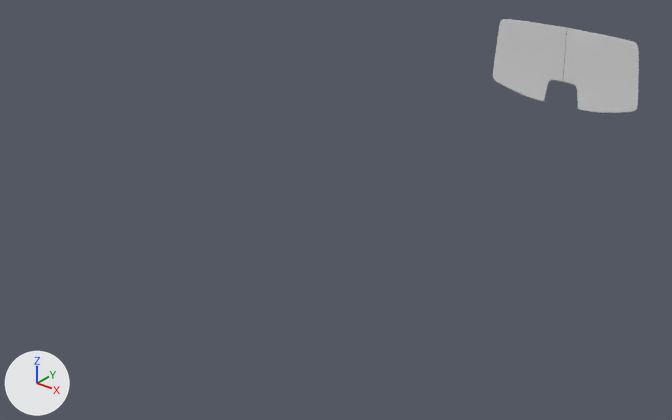
An edit to the OBJ model projects/vehicles/protos/mercedes_benz/meshes/windows.obj, drawn before and after from the same camera.
One viewpoint serves both versions: a 50 mm camera at (3.99, -7.16, 4.31) aimed at (-0.25, -1.87, 1.02). The lights are fixed; the arrows at lower left show +X, +Y and +Z. Where no turn or scale is listed for an object, it has been applied to the vertices.

Names of what the first picture shows: 'windows'.
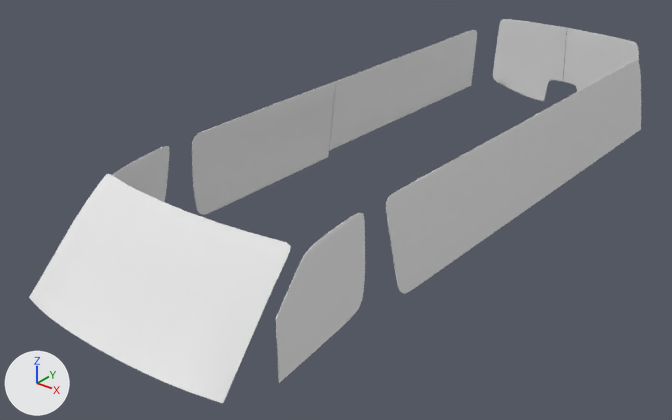
Boxes (x1, y1, x2, y2) around the edits, measured in the pictures (672 x 420 px):
```json
{"object": "windows", "change": "reshaped", "before": [493, 19, 639, 113], "after": [29, 19, 641, 403], "on screen": "317% wider, 305% taller"}
{"part": 1, "of": "me_windows", "change": "added", "after": [29, 174, 291, 403]}
{"part": 2, "of": "me_windows", "change": "added", "after": [112, 146, 169, 202]}
{"part": 3, "of": "me_windows", "change": "added", "after": [276, 213, 365, 383]}
{"part": 4, "of": "me_windows", "change": "added", "after": [516, 60, 641, 215]}
{"part": 5, "of": "me_windows", "change": "added", "after": [329, 30, 477, 151]}
{"part": 6, "of": "me_windows", "change": "added", "after": [192, 81, 336, 215]}
{"part": 7, "of": "me_windows", "change": "added", "after": [386, 126, 518, 294]}
```

Scene script edits in JSON lines:
```json
{"op": "add", "block": "mat_default_obj_013", "code": ["mat_default_obj_013 = principled_material('Default_OBJ.013')", "mat_default_obj_013.base_color = (0.8, 0.8, 0.8)  # white #e7e7e7", "mat_default_obj_013.roughness = 1.0"]}
{"op": "add", "block": "mat_default_obj_014", "code": ["mat_default_obj_014 = principled_material('Default_OBJ.014')", "mat_default_obj_014.base_color = (0.8, 0.8, 0.8)  # white #e7e7e7", "mat_default_obj_014.roughness = 1.0"]}
{"block": "me_windows", "where": "# used by ob_windows; location = (0.0, 0.0, 0.0)"}
{"op": "remove", "block": "me_windows", "code": "me_windows.from_pydata(...)  # 2912 vertices, 5804 faces; spans x -0.81..0.83, y 1.53..1.6, z 1.02..1.86"}
{"op": "add", "block": "me_windows", "code": "me_windows.from_pydata(...)  # 6237 vertices, 12373 faces; spans x -0.96..0.98, y -4.42..1.6, z 1.02..1.86"}
{"block": "me_windows", "change": "me_windows part 1: a new loose piece of 625 vertices spanning x -0.89..0.9, y -4.42..-3.63, z 1.11..1.82, in mat_default_obj_013 (white #e7e7e7)"}
{"block": "me_windows", "change": "me_windows part 2: a new loose piece of 571 vertices spanning x -0.94..-0.86, y -3.9..-3.02, z 1.04..1.8, in mat_default_obj_013 (white #e7e7e7)"}
{"block": "me_windows", "change": "me_windows part 3: a new loose piece of 560 vertices spanning x 0.88..0.96, y -3.9..-3.02, z 1.04..1.8, in mat_default_obj_013 (white #e7e7e7)"}
{"block": "me_windows", "change": "me_windows part 4: a new loose piece of 440 vertices spanning x 0.88..0.98, y -1.1..1.37, z 1.04..1.78, in mat_default_obj_013 (white #e7e7e7)"}
{"block": "me_windows", "change": "me_windows part 5: a new loose piece of 406 vertices spanning x -0.95..-0.87, y -1.1..1.36, z 1.1..1.78, in mat_default_obj_013 (white #e7e7e7)"}
{"block": "me_windows", "change": "me_windows part 6: a new loose piece of 391 vertices spanning x -0.96..-0.87, y -2.79..-1.1, z 1.05..1.8, in mat_default_obj_013 (white #e7e7e7)"}
{"block": "me_windows", "change": "me_windows part 7: a new loose piece of 332 vertices spanning x 0.88..0.98, y -2.79..-1.1, z 1.05..1.8, in mat_default_obj_013 (white #e7e7e7)"}
{"op": "add", "block": "me_windows", "code": "me_windows.materials.append(mat_default_obj_013)  # white #e7e7e7"}
{"op": "add", "block": "me_windows", "code": "me_windows.materials.append(mat_default_obj_014)  # white #e7e7e7"}
```
